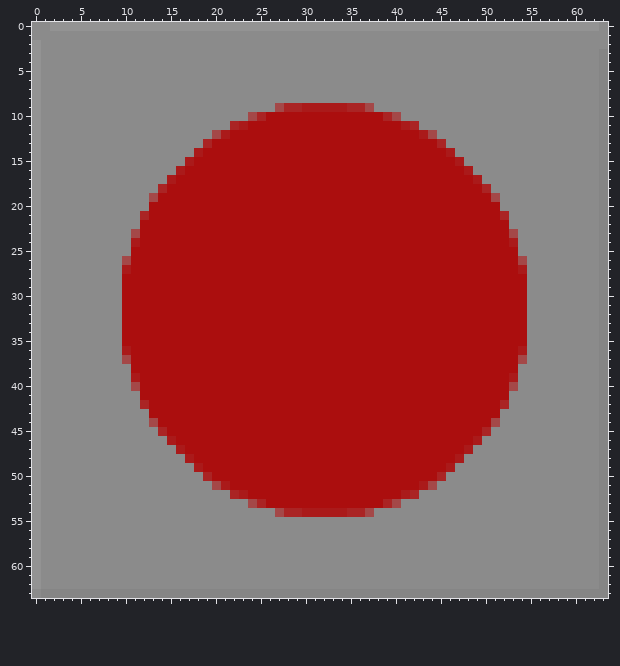
Two versions of one pixel-art sprite, app/src/main/resources/textures/Default/Cells/player.png. The picture above was drawn from the file before the commit.
The file is 64x64 pixels. Colours within 5 levels of each other are drawn and written as one.
After:
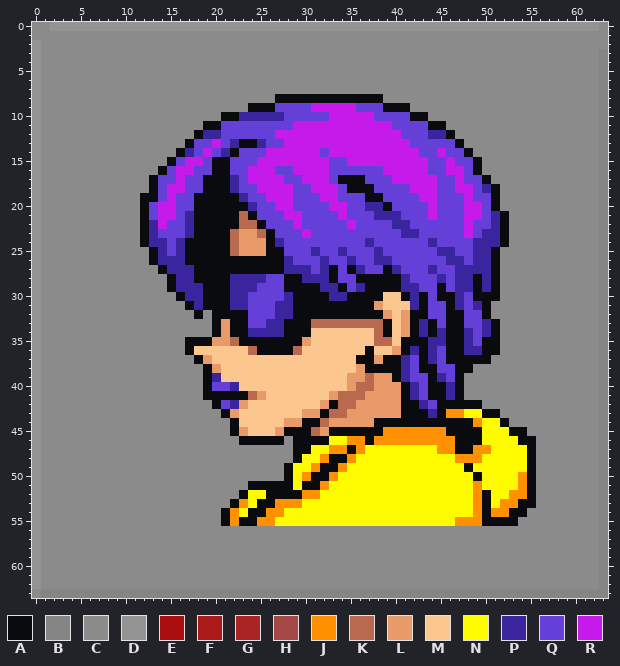
Palette (. is transparent): A #0a0b0f  B #858585  C #8b8b8b  D #939393  E #ab0e0e  F #aa1a1a  G #aa2424  H #a44848  J #ff9000  K #b9694e  L #e99a69  M #fbc78f  N #fffc00  P #3b259f  Q #6440d8  R #c51aea
Edits made:
Changed rows in their new state; - is an unchanged pixel.
first column x 10:
 8 -----------------AAAAAAAAAAAA-----------------
 9 --------------AAAQQQQRRRRRQQQAAA--------------
10 -----------AAPPPPPQQQQQRRRRRQQQQAA------------
11 ---------AAQQQQQQQQRRRRRRRRRRRQQQQAA----------
12 --------APPQQQQQQRRRRRRRRRRRRRRQQQPPA---------
13 -------AQQRQPAAPQQRRRRRRRRRRRRRRQQQQQA--------
14 ------APQRQPAQQQRRRRRRQRRRRRRRRRRQQRQQA-------
15 -----AQRRQAAQQQRRRRRRRRQQRRRRRRRRRQQRQQA------
16 ----AQRRQQAAQQRRRQQRRRRQQQQQQRRRRRQQRRQA------
17 ---AQQRQQAAAPQRRRRQQRRRQAAAQQQRRRRRQQRQQA-----
18 ---AQRRQQAAAPQQRRRRQQRRRQAAAQQQQRRRQQRRQPA----
19 --AAQRQQAAAAAPQQRRRQQQRRQQQAAQQQQRRQQQRQQA----
20 --AQRRQQAAAAAAPQQRRQQQQRRQQPPAQQQQRQQQRRQA----
21 --AQRRQPAAAAAKAQQQRRQQQQRQQQPPPQQQRQQQRRQPA---
22 --APRQQPAAAAAKKAQQQRQQQQQRQQQQPPQQQQQQRQQPA---
23 -CAPQQQPAAAAKLLKAQQQRQQQQQQQQQQPPQQQQQRQPPAC--
24 -CAPPQPAAAAAKLLLAPQQQQQQQQQPQQQQQQPQQQQPPPAC--
25 -CCAPQPAAAAAKLLLAAQQQPQQPQQQPQQQQQQPPQQPPACC--
26 CCCAPPPAAAAAAAAAAAPQQQPQQPQQPPQQQQQQPPQPPACCC-
27 CCCCAPPPAAAAAAAAAAPPPQPAQAPQQAPQQQPQQPPPPACCC-
28 CCCCCAPPAAAAPPPPQQAAPPPAQQAAAAAPQQQPQPPAPACCC-
29 CCCCCAPPPAAAPPPQQQAAAAPPAQPAAAAPPQQAQPPAPACCC-
30 CCCCCCAPPAAAPPQQQQPAAAAPPAAAAMMAPAQAAPQAAACCC-
31 CCCCCCCAPAAAPPQQQPPAAAAAAAAALMMMPAQQAPQPACCCC-
32 CCCCCCCCACAAAAQQQPPAAAAAAAAAALMLAAQQAAQQACCCC-
33 CCCCCCCCCCALAAQQPPAAAKKKKKKKKAMLAPAQAAQQPACCC-
34 CCCCCCCCCCALAAPPPPAAAMMMMMMMKAMLAPAPAAPQPACCC-
35 CCCCCCCAAALLKAAAAAAALMMMMMMMKKMAAAPPAAPQAACCC-
36 CCCCCCCAMMMMMMKAAAAKMMMMMMMAMMLAPAPQAAPPAACCC-
37 CCCCCCCCALMMMMMMMMMMMMMMMMAALAAPQAPQAAAAACCCC-
38 -CCCCCCCCALMMMMMMMMMMMMMMMLAAAAPQAAQQAACCCCC--
39 -CCCCCCCCAPMMMMMMMMMMMMMMLLKLLAPQQAPQACCCCCC--
40 -CCCCCCCCAQQPMMMMMMMMMMMMLKKLLLAPQAAPACCCCCC--
41 --CCCCCCCAAAAAKLMMMMMMMLKKKLLLLAPQAAPACCCCC---
42 --CCCCCCCCAQPLMMMMMMMMLAKKLLLLLAAPQAAAAACCC---
43 ---CCCCCCCCALMMMMMMMLLAKKLLLLLLAAAPAJJNNAA----
44 ---CCCCCCCCCAMMMMMLLAAKLLLLLAAAAAAAAAAAJNNA---
45 ----CCCCCCCCALMMMLAAAKLAAAAAAJJJJJJJAAAANNNAA-
46 -----CCCCCCCCAAAAACAAAANNJJAJJJJJJJJJAAANNNNAA
47 ------CCCCCCCCCCCCCAANNJJAJNNNNNNNNJJAAJJNNNNA
48 -------CCCCCCCCCCCCANNJAAJNNNNNNNNNNNJJJNNNNNA
49 --------CCCCCCCCCCANNJAAJNNNNNNNNNNNNNANNNNNNA
50 ---------CCCCCCCCCANJAAJNNNNNNNNNNNNNNNANNNNJA
51 ----------CCCCAAAAANAAJNNNNNNNNNNNNNNNNJNNNNJA
52 ------------CANNAAAAJJNNNNNNNNNNNNNNNNNJANNJJA
53 ------------AJNAAJJJNNNNNNNNNNNNNNNNNNNJANJJAA
54 -----------AJNAAJJNNNNNNNNNNNNNNNNNNNNNJAJJAA-
55 -----------AJAAJJNNNNNNNNNNNNNNNNNNNNJJJAAAA--
Pixel boxes of the changes (left, top, right, bottom) in both pictures:
changed: (122, 94, 536, 526)
